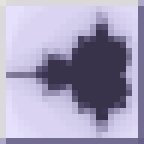
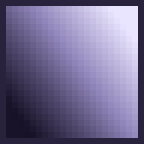
Comparing the layer stacks of the two w=144, h=144 images. Changes:
hid "Fractal 2", painted on it over [6, 6, 138, 138]
removed layer "Fractal" over [0, 0, 144, 144]
showed "Gradient", painted on it over [6, 6, 138, 138]
painted on "Base" over [0, 0, 144, 144]
